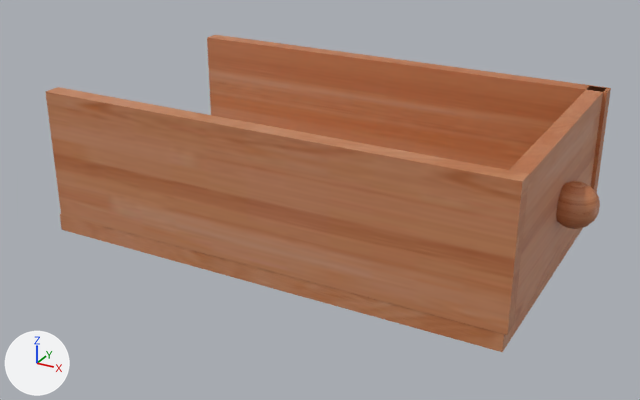
What one commit did to the glTF model build/assets/models/drawer.glb.
Rendered twice from a 50 mm camera at (3.6, -6.51, 3.62) aimed at (0.06, -0.07, 0.4). Lighting does not change. The marker at lower left points along +X, +Y and +Z. Vertices at the same position are counted once.

The older version as bpy lines, for what is in view:
```python
me_cube_001 = bpy.data.meshes.new('Cube.001')
me_cube_001.from_pydata(...)  # a box spanning x -2.12..2.17, y 1.32..1.48, z 0.16..1.35; a box spanning x -2.18..2.12, y -1.06..1.48, z 0.01..0.16; a box spanning x -2.15..2.14, y -1.07..-0.91, z 0.17..1.36; a box spanning x 1.99..2.14, y -1.06..1.46, z 0.16..1.35; a UV sphere (16 segments, 16 rings, poles along z) spanning x 2.05..2.44, y 0.01..0.4, z 0.52..0.91
me_cube_001.materials.append(mat_wood)  # picture img_railing
ob_cube_073 = bpy.data.objects.new('Cube.073', me_cube_001)
ob_cube_073.location = (0.0, 0.0, 0.0)
```
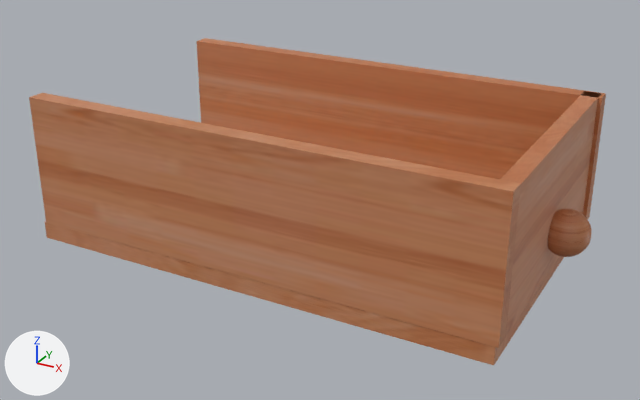
What the commit changed:
me_cube_001 has 274 vertices, 528 faces and spans x -2.18..2.44, y -1.07..1.48, z 0.01..1.36.
me_cube_001 is used by ob_cube_073; location (0.0, 0.0, 0.0).
me_cube_001 part 1: the loose piece of 242 vertices spanning x 2.05..2.44, y 0.01..0.4, z 0.52..0.91 is moved by (0.0, -0.19, -0.17).
me_cube_001 part 2: the loose piece of 8 vertices spanning x -2.12..2.17, y 1.32..1.48, z 0.16..1.35 is moved by (0.0, -0.19, 0.0).
me_cube_001 part 3: the loose piece of 8 vertices spanning x -2.18..2.12, y -1.06..1.48, z 0.01..0.16 is moved by (0.0, -0.19, 0.0).
me_cube_001 part 4: the loose piece of 8 vertices spanning x -2.15..2.14, y -1.07..-0.91, z 0.17..1.36 is moved by (0.0, -0.19, 0.0).
me_cube_001 part 5: the loose piece of 8 vertices spanning x 1.99..2.14, y -1.06..1.46, z 0.16..1.35 is moved by (0.0, -0.19, 0.0).

Location of each change, [x1, y1, x2, y2] in pixels of the pictures (640 x 400 px; the box of a moved part takes in the faces that stretch with it):
'Cube.073', reshaped: before [46, 35, 611, 352]; after [29, 38, 606, 365]
part 1 of me_cube_001, moved or reshaped: before [556, 181, 600, 229]; after [548, 209, 591, 257]
part 2 of me_cube_001, moved or reshaped: before [207, 35, 611, 193]; after [197, 38, 606, 220]
part 3 of me_cube_001, moved or reshaped: before [60, 214, 583, 352]; after [45, 222, 564, 365]
part 4 of me_cube_001, moved or reshaped: before [46, 87, 529, 335]; after [29, 93, 521, 348]
part 5 of me_cube_001, moved or reshaped: before [505, 86, 604, 335]; after [497, 91, 599, 348]
